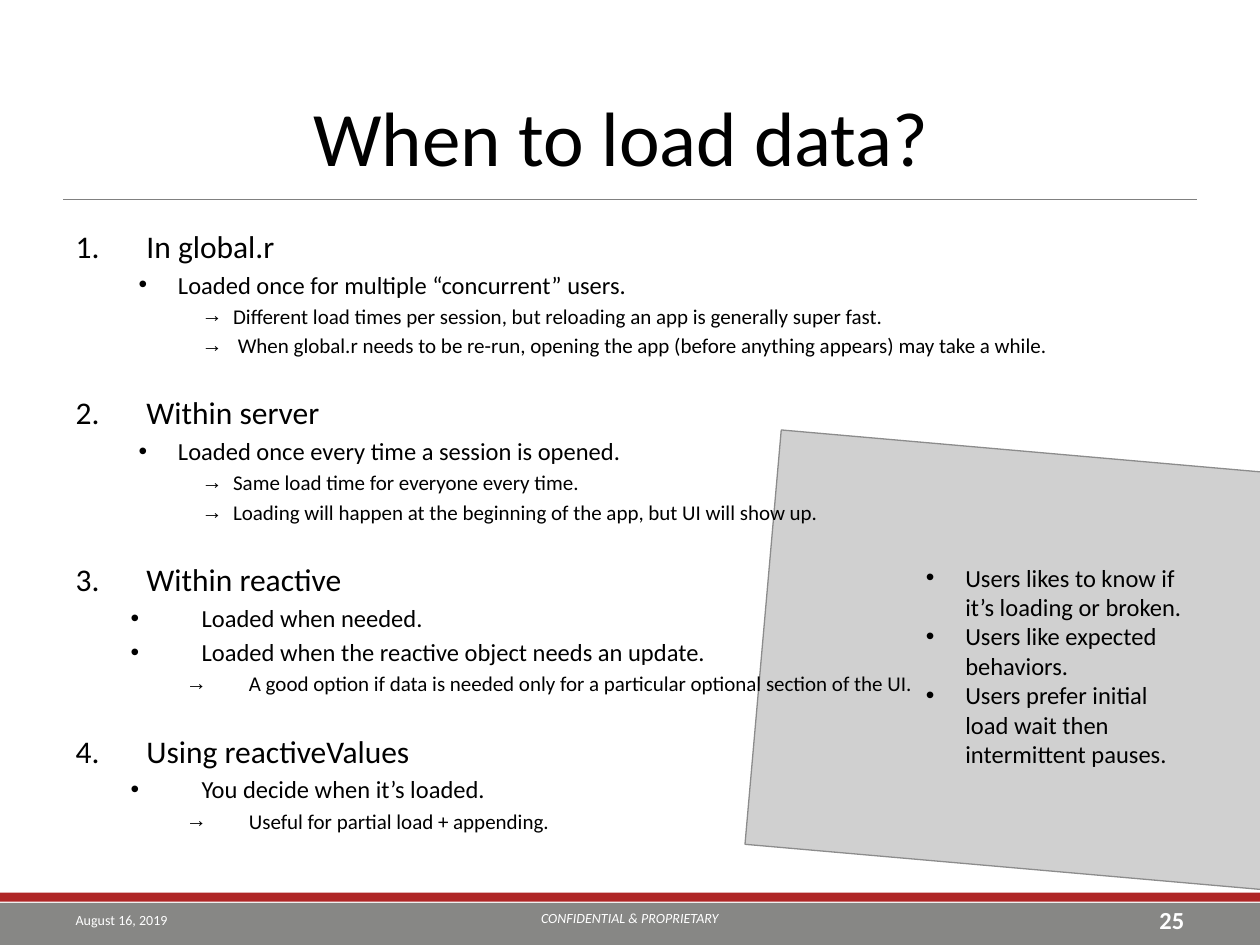
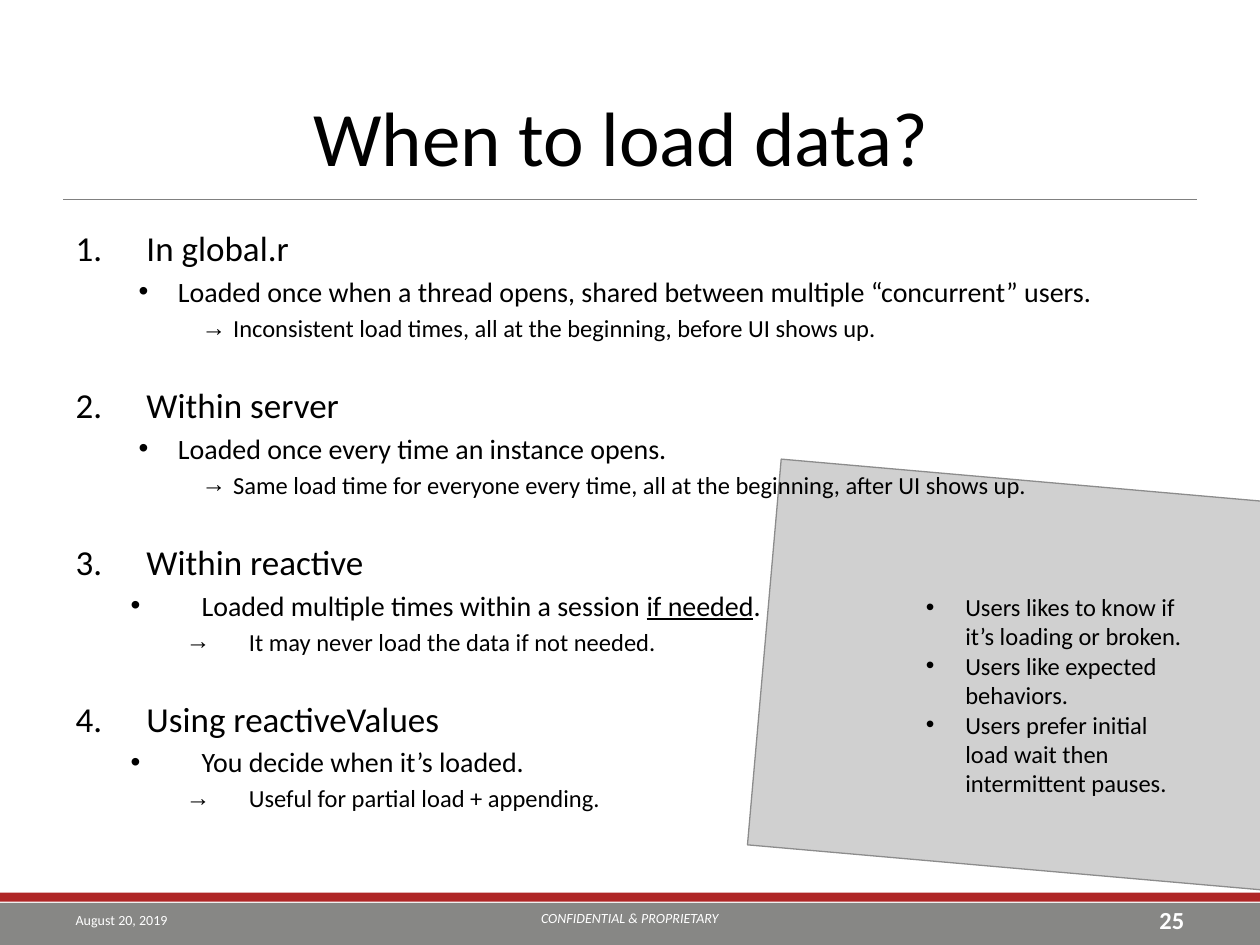
Before and after one commit to TEA-Analytics/ShinyWorkshop, a slide deck: slide 25 of Day 2.pptx. Drawn at 1260x945 pixels with LibreOffice and Linux fonts; fonts in the diff are those of the drawing; grey boxes stand for pictures; background and template pictures are left out. Boxes give left, top, right and bottom in pixels: in the first picture for what was removed or moved away, otherwise in the second. Text is boxed around its words. In the diff, an @@ line names an element or a change of style, - is before the commit and + after.

```diff
--- a/Day 2.pptx
+++ b/Day 2.pptx
@@ text at box(146, 236, 600, 812): size 18 to 20 pt in "In global.r", "Within server", "Within reactive", "Using reactiveValues"; size 14 to 16 pt in "You decide when it’s loaded."; size 12 to 14 pt in "Useful for partial load + appending." @@
@@ text at box(178, 282, 1091, 342): text changed; size 12 to 16 pt @@
-  • Loaded once for multiple “concurrent” users.
-    → Different load times per session, but reloading an app is generally super fast.
-    → When global.r needs to be re-run, opening the app (before anything appears) may take a while.
+  • Loaded once when a thread opens, shared between multiple “concurrent” users.
+    → Inconsistent load times, all at the beginning, before UI shows up.
@@ text at box(178, 439, 1026, 500): text changed; size 12 to 14 pt @@
-  • Loaded once every time a session is opened.
-    → Same load time for everyone every time.
-    → Loading will happen at the beginning of the app, but UI will show up.
+  • Loaded once every time an instance opens.
+    → Same load time for everyone every time, all at the beginning, after UI shows up.
@@ picture: place and size @@
-picture at box(745, 430, 1260, 893)
+picture at box(748, 459, 1260, 893)
@@ text at box(202, 596, 761, 655): text changed; size 12 to 16 pt @@
-  • Loaded when needed.
-  • Loaded when the reactive object needs an update.
-    → A good option if data is needed only for a particular optional section of the UI.
+  • Loaded multiple times within a session if needed.
+    → It may never load the data if not needed.
@@ text "Users likes to know if ...": place and size @@
-text "Users likes to know if ..." at box(965, 570, 1182, 767)
+text "Users likes to know if ..." at box(965, 599, 1182, 796)
@@ text at box(76, 916, 167, 928): text changed @@
-August 16, 2019
+August 20, 2019
```
Also in this commit, not shown: 40 other slides changed, 11 slides added, 4 slides removed, 14 other files.
